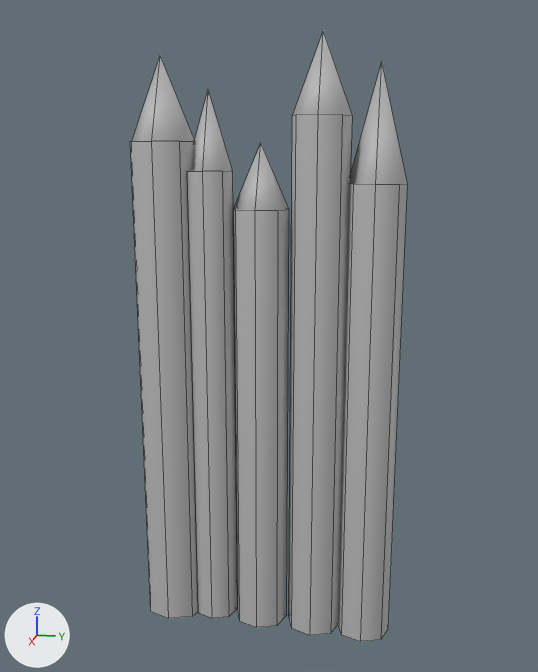
The FBX model Assets/3D Graphics/Objects/Fences/EnviromentHigh_Fence_Base.fbx, before and after one commit.
The view is the same before and after, from a 50 mm camera at (10.35, -6.28, 7.17) aimed at (-0.06, -8.36, 4.57). Arrows for +X, +Y and +Z are at lower left; the lights stay in place. The older version comes first. Mesh edges are drawn as thin lines. Where no turn or scale is listed for an object, it has been applied to the vertices.

The first picture shows 'Log_1', 'Log_2', 'Log_3', 'Log_4', 'Log_5'.
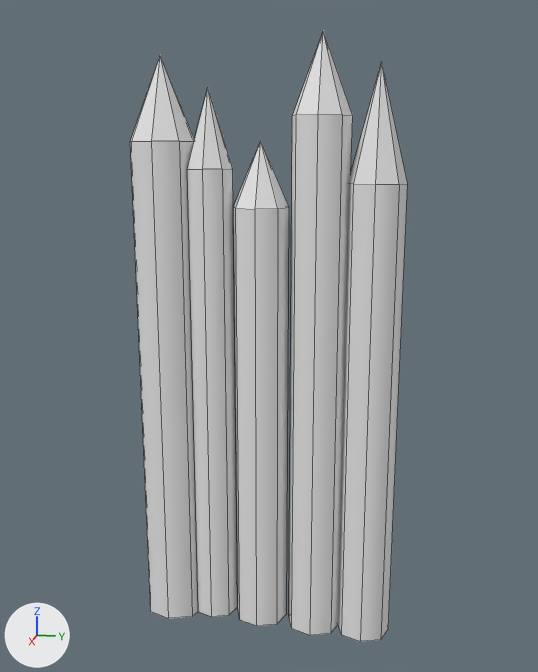
Where the change shows, as pixel boxes (x1, y1, x2, y2) in the pictures (538 x 672 px):
'Log_3', recoloured (grey to white)
    both: (289, 34, 353, 635)
'Log_4', recoloured (grey to white)
    both: (338, 66, 408, 642)
'Log_5', recoloured (grey to white)
    both: (130, 57, 198, 619)
'Log_2', recoloured, moved (grey to white)
    before: (234, 144, 289, 627)
    after: (234, 142, 289, 626)
'Log_1', recoloured, moved (grey to white)
    before: (187, 90, 238, 618)
    after: (187, 89, 238, 617)

The change, as a diff of the scene's bpy script:
```diff
--- a/Assets/3D Graphics/Objects/Fences/EnviromentHigh_Fence_Base.fbx.py
+++ b/Assets/3D Graphics/Objects/Fences/EnviromentHigh_Fence_Base.fbx.py
@@ mat_openpbr_shader1 @@
 mat_openpbr_shader1 = principled_material('openPBR_shader1')
-mat_openpbr_shader1.base_color = (0.5, 0.5, 0.5)  # grey #bcbcbc
+mat_openpbr_shader1.base_color = (0.8, 0.8, 0.8)  # white #e7e7e7
@@ ob_log_1 @@
 ob_log_1 = bpy.data.objects.new('Log_1', me_mesh)
-ob_log_1.location = (0.0, -9.2, 6.6)
+ob_log_1.location = (0.0, -9.2, 6.63)
@@ ob_log_2 @@
 ob_log_2 = bpy.data.objects.new('Log_2', me_mesh_001)
-ob_log_2.location = (0.0, -8.46, 6.6)
+ob_log_2.location = (0.0, -8.46, 6.63)
```
